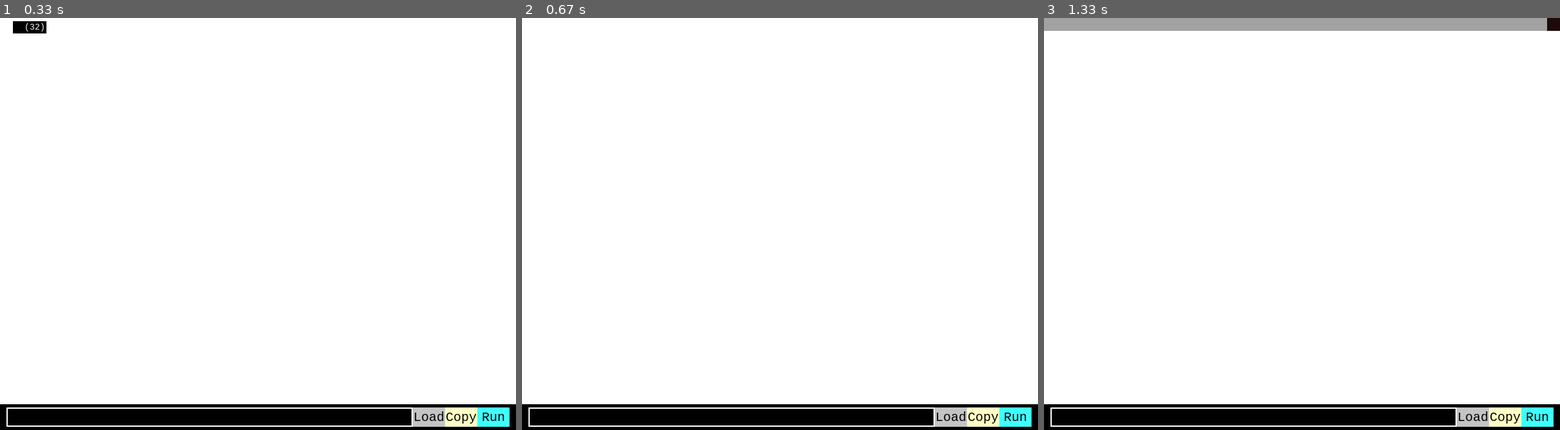
Above: before the commit, frames 1-3 (left to right).
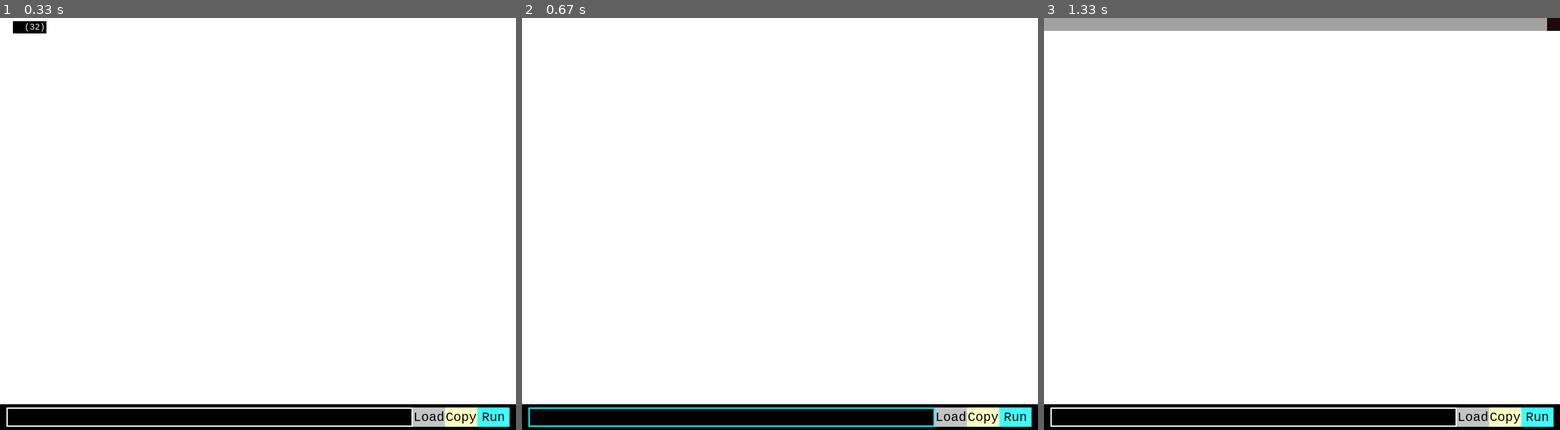
Above: after the commit, the same moments.

Repository: alexcercos/visualCGFunge
Game: pygame game, started from visual_table.py
The game is run twice, just before and just after one commit, with the same random seed, the same clock (stepped at 60 frames per second) and the same inputs.
Inputs (mouse positions are in pixels of both pictures, inside the frame that each line leads up to):
- Up to frame 1 (0.33 s): no input
- Up to frame 2 (0.67 s): click (733, 417) at 0.38 s
- Up to frame 3 (1.33 s): click (1539, 417) at 0.8 s; hold Right from 1.07 s (still down)

Frame 1 is identical in both runs. In frame 2, 0.5% of the frame differs, in the area x 1-80%, y 94-100%; in frame 3, nothing differs.

Commit message:
Change input border

Diff:
--- a/visual_table.py
+++ b/visual_table.py
@@ -286,10 +286,14 @@
     def set_active_element(self, pos):
         if self.input_box.collidepoint(pos):
             self.input_active = True
+            self.input_border_color = (0,255,255)
             self.active_cell = None
+            self.render_input()
+            pygame.display.flip()
             return
 
         self.input_active = False
+        self.input_border_color = (255,255,255)
 
         x,y = pos
         x//=self.cell_size
